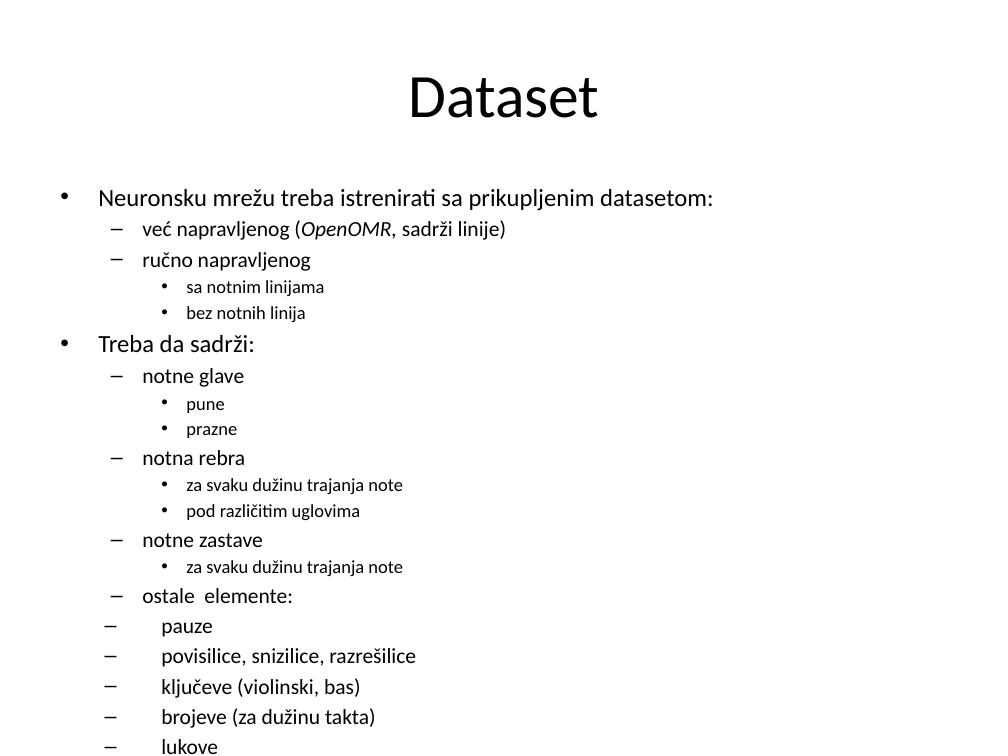
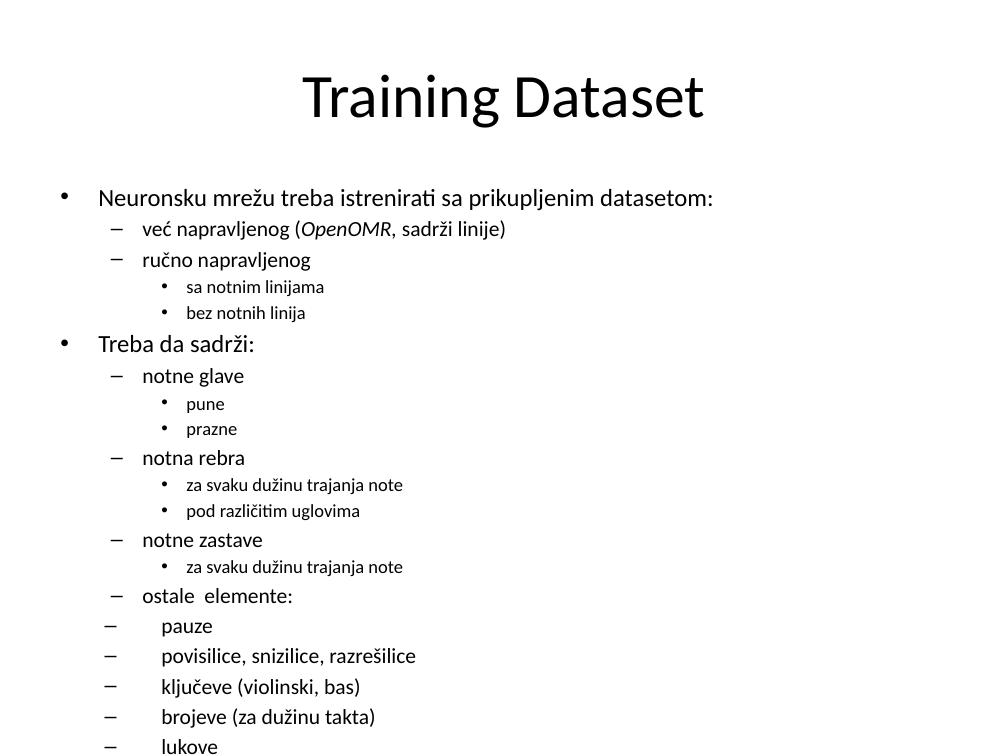
Before and after one commit to MilanRadeta/MusicReader, a slide deck: slide 15 of SoftProjekat.pptx. Drawn at 1008x756 pixels with LibreOffice and Linux fonts; fonts in the diff are those of the drawing. Boxes give left, top, right and bottom in pixels: in the first picture for what was removed or moved away, otherwise in the second. Text is boxed around its words. In the diff, an @@ line names an element or a change of style, - is before the commit and + after.

Commit message:
Dopunjeno test datasetom

```diff
--- a/SoftProjekat.pptx
+++ b/SoftProjekat.pptx
@@ title at [302, 74, 705, 128]: text changed @@
-Dataset
+Training Dataset
```
Also in this commit, not shown: 1 slide added.
